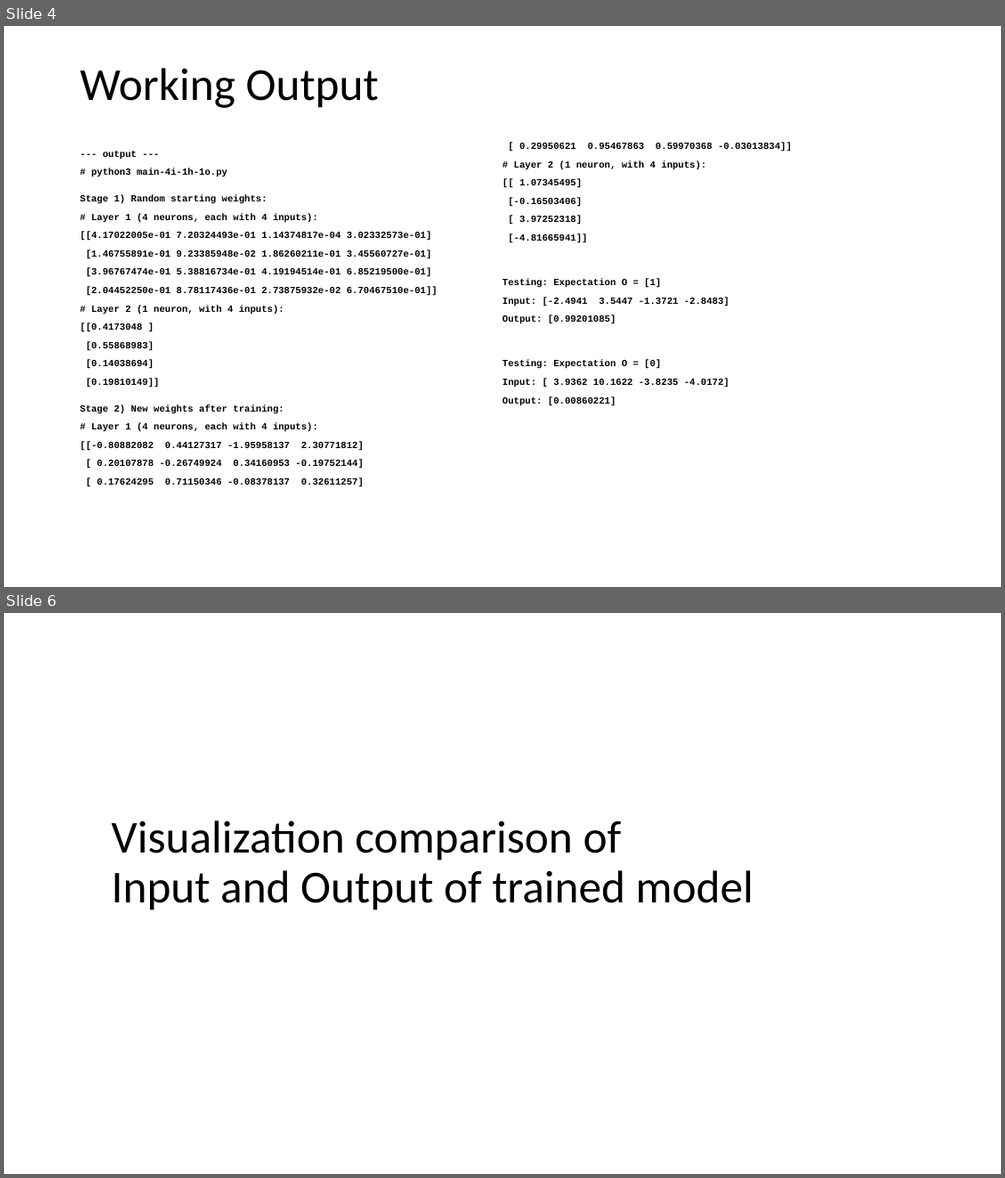
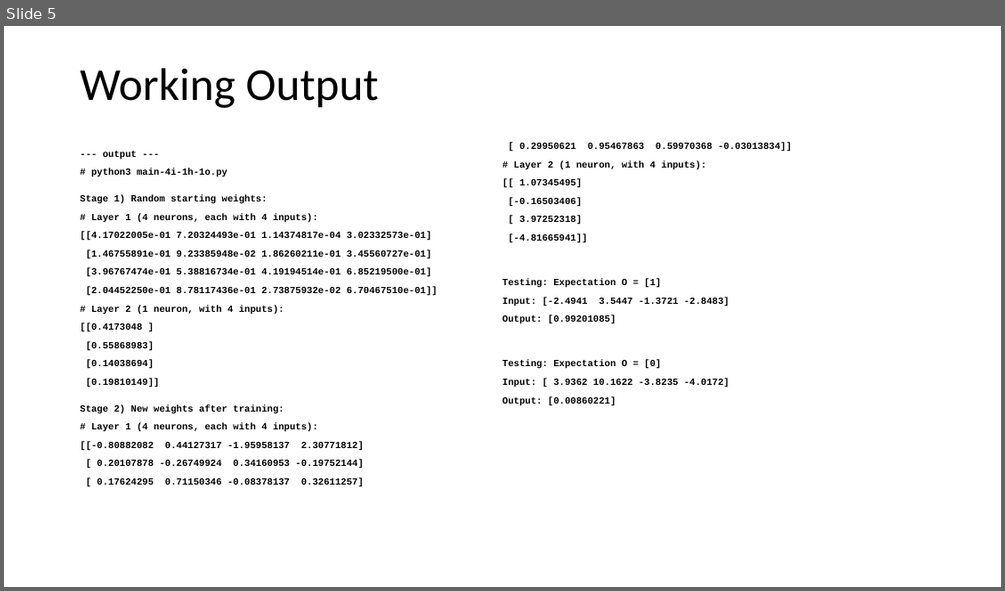
Before and after one commit to cce-iisc-ml-2020/ann, a slide deck: ANN Presentation.pptx. Shown one above the other, each under a label of ours: slides 4 and 6 before the commit, slide 5 after it; the slides between them are not shown. The pictures are 1005x1178 and 1005x591 pixels, drawn with LibreOffice and Linux fonts; fonts in the diff are those of the drawing. Boxes give left, top, right and bottom in pixels: in the first picture for what was removed or moved away, otherwise in the second. Text is boxed around its words. In the diff, an @@ line names an element or a change of style, - is before the commit and + after.

```diff
--- a/ANN Presentation.pptx
+++ b/ANN Presentation.pptx
@@ slide 6 removed at bbox=[4, 613, 1001, 1174], background #FFFFFF @@
@@ title removed at bbox=[112, 820, 753, 910] @@
-Visualization comparison of
-Input and Output of trained model
@@ what was slide 4 is now slide 5 @@
```
Also in this commit, not shown: 3 slides changed, 1 slide added, 1 other slide removed, 1 other file.
